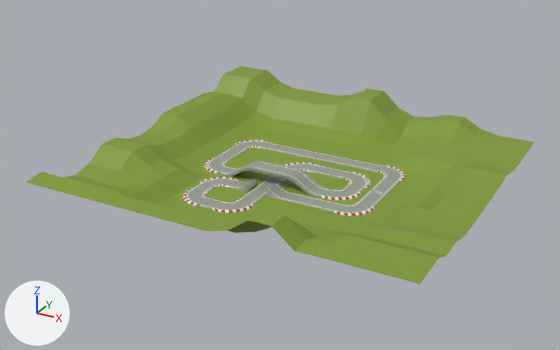
An edit to the FBX model ParatootherGame(WebGL)/Assets/Meshes/RaceTrack/Track1.fbx, drawn before and after from the same camera.
The view is the same before and after, from a 50 mm camera at (40.3, -79.3, 39.3) aimed at (-2.1, -2.2, 0.8). The axes (+X, +Y, +Z) are drawn at lower left. The lights are the same throughout. Where no turn or scale is listed for an object, it has been applied to the vertices.

In view in the first picture: 'Corner', 'Corner.003', 'Corner.004', 'Corner.005', 'Ground', 'Overpass.002', 'Straight', 'Straight.002', 'Straight.011'.
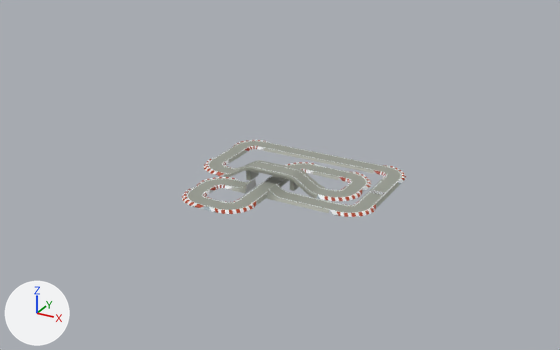
What changed in the scene script:
```text
Remove ob_ground:
    ob_ground = bpy.data.objects.new('Ground', me_plane_034)
    ob_ground.location = (0.0, 0.0, 0.09)
```

Changed parts and their boxes [x1, y1, x2, y2] in the pictures (560 x 350 px):
'Ground', deleted (green): before [26, 66, 534, 284]
